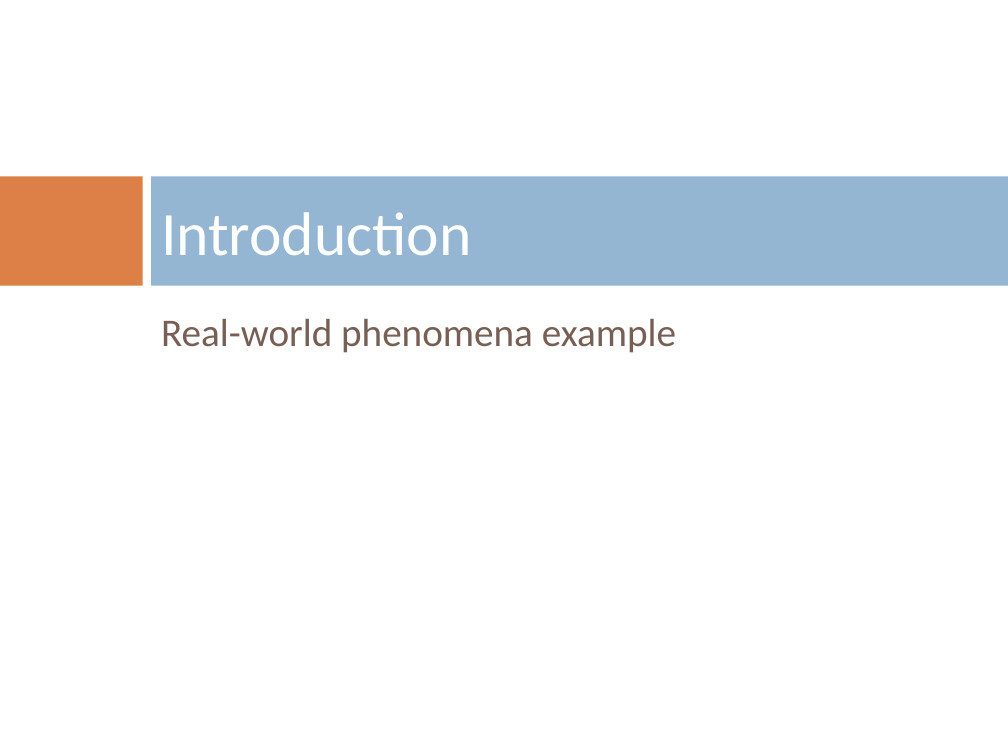
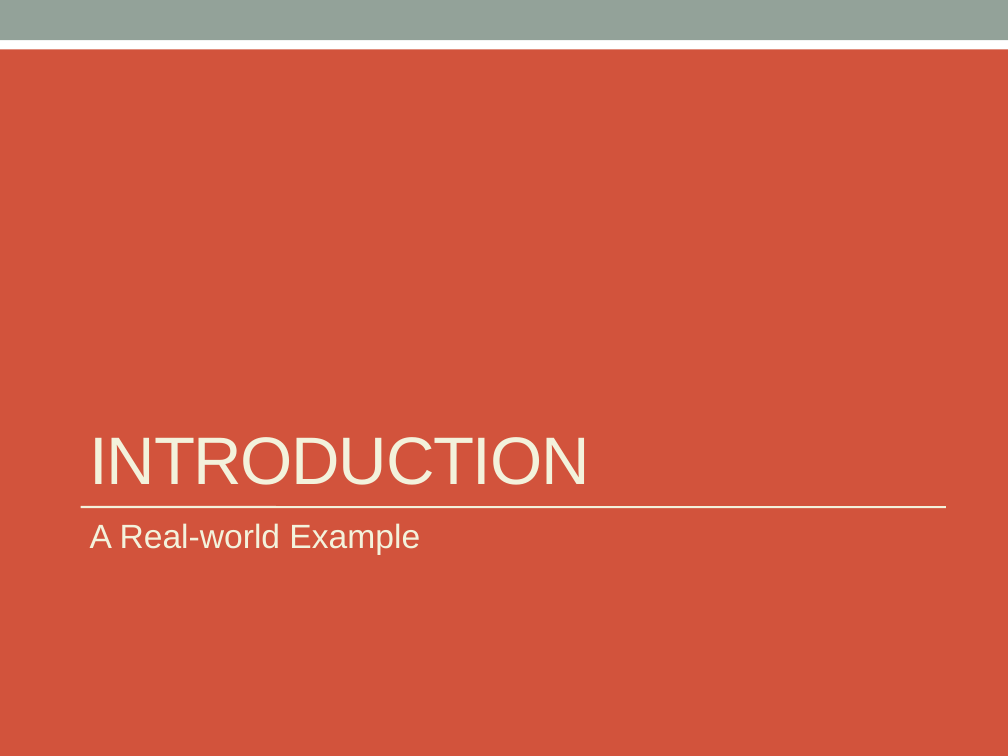
Before and after one commit to zslajchrt/morpheus, a slide deck: slide 5 of src/main/doc/thesis/mala/MalaObhajoba.pptx (slide 4 before the commit). Drawn at 1008x756 pixels with LibreOffice and Linux fonts; fonts in the diff are those of the drawing; background and template pictures are left out. Boxes give left, top, right and bottom in pixels: in the first picture for what was removed or moved away, otherwise in the second. Text is boxed around its words. In the diff, an @@ line names an element or a change of style, - is before the commit and + after.

```diff
--- a/src/main/doc/thesis/mala/MalaObhajoba.pptx
+++ b/src/main/doc/thesis/mala/MalaObhajoba.pptx
@@ background picture (left out) to #D2533C @@
@@ rectangle added at box(0, 24, 1008, 49), fill #FFFFFF @@
@@ rectangle added at box(0, 0, 1008, 40), fill #93A299 @@
@@ rectangle removed at box(0, 176, 143, 285) @@
@@ rectangle removed at box(151, 176, 1008, 285) @@
@@ title "INTRODUCTION" at box(90, 437, 590, 485): vertical alignment middle to bottom @@
@@ title at box(90, 437, 590, 485): text changed; size 44 to 48 pt; font Calibri to Arial; text colour #FFFFFF to #F3F2DC @@
-Introduction
+INTRODUCTION
@@ line added from (81, 507) to (946, 507), #F3F2DC 1.5 pt @@
@@ text at box(90, 523, 420, 555): text changed; size 28 to 24 pt; font Calibri to Arial; text colour #775F55 to #F3F2DC @@
-Real-world phenomena example
+A Real-world Example
```
Also in this commit, not shown: 14 other slides changed, 4 slides added, 3 slides removed.
